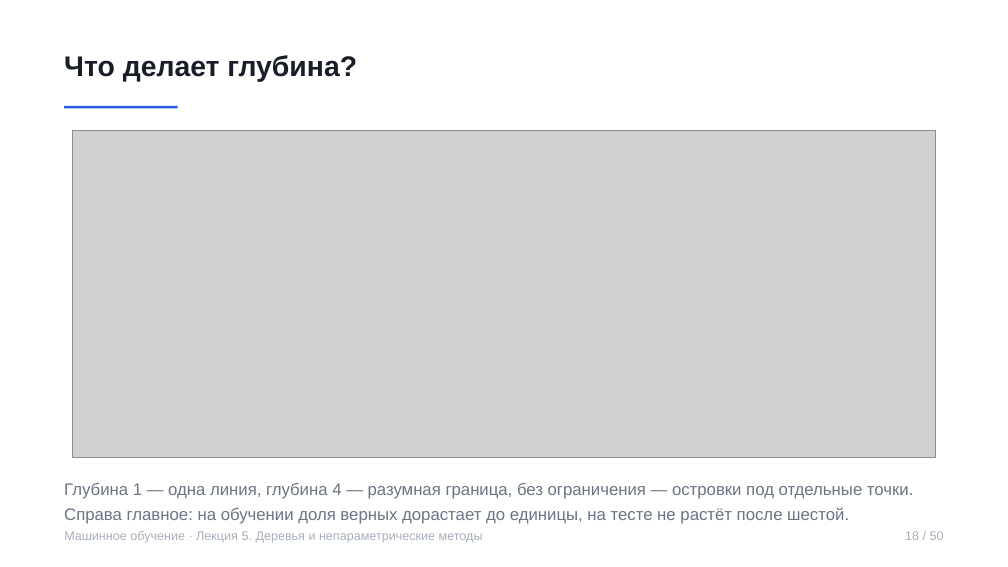
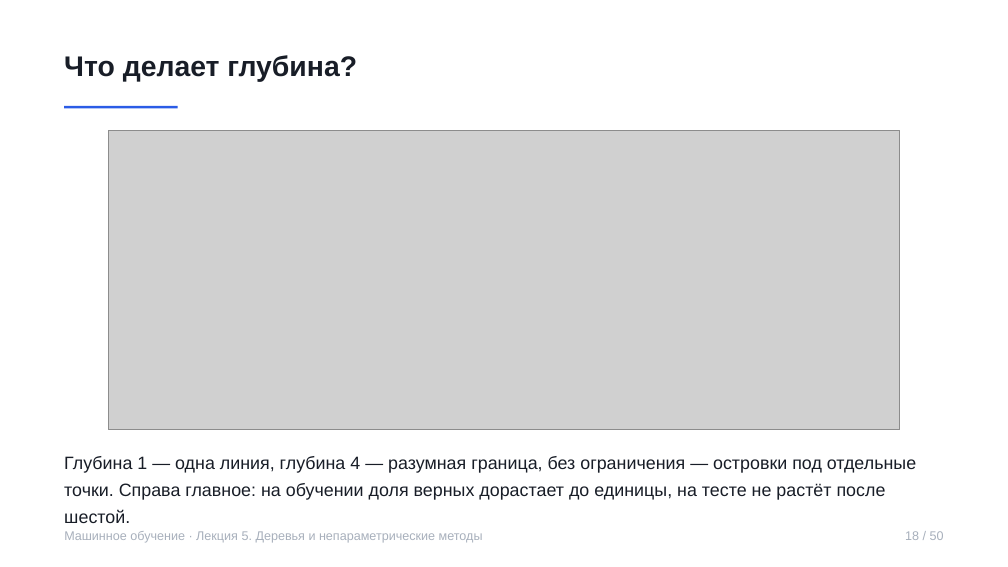
Before and after one commit to rustam-azimov/ml-course-hse, a slide deck: slide 18 of lectures/lecture05.pptx. Drawn at 1008x567 pixels with LibreOffice and Linux fonts; fonts in the diff are those of the drawing; grey boxes stand for pictures. Boxes give left, top, right and bottom in pixels: in the first picture for what was removed or moved away, otherwise in the second. Text is boxed around its words. In the diff, an @@ line names an element or a change of style, - is before the commit and + after.

```diff
--- a/lectures/lecture05.pptx
+++ b/lectures/lecture05.pptx
@@ picture: place and size @@
-picture at [73, 130, 936, 457]
+picture at [108, 130, 900, 430]
@@ text "Глубина 1 — одна линия, ...": place and size @@
-text "Глубина 1 — одна линия, ..." at [64, 483, 913, 524]
+text "Глубина 1 — одна линия, ..." at [64, 456, 916, 523]
@@ text "Глубина 1 — одна линия, ..." at [64, 456, 916, 523]: size 16 to 17 pt, text colour #6B7484 to #181D27 @@
```
Also in this commit, not shown: 44 other slides changed, 5 other files.
